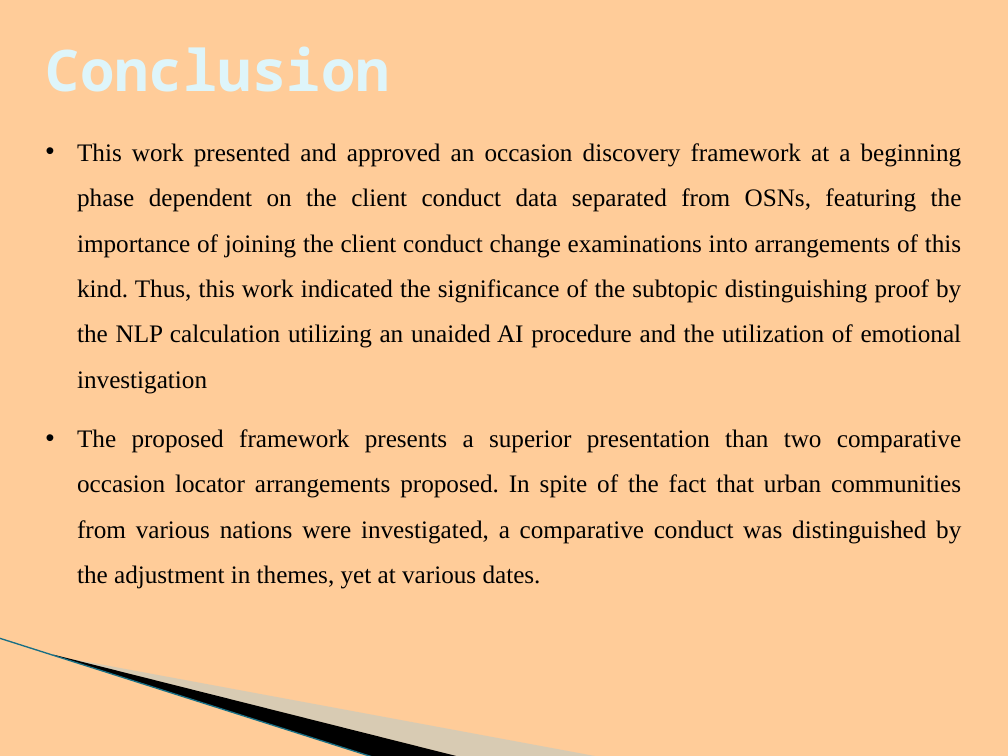
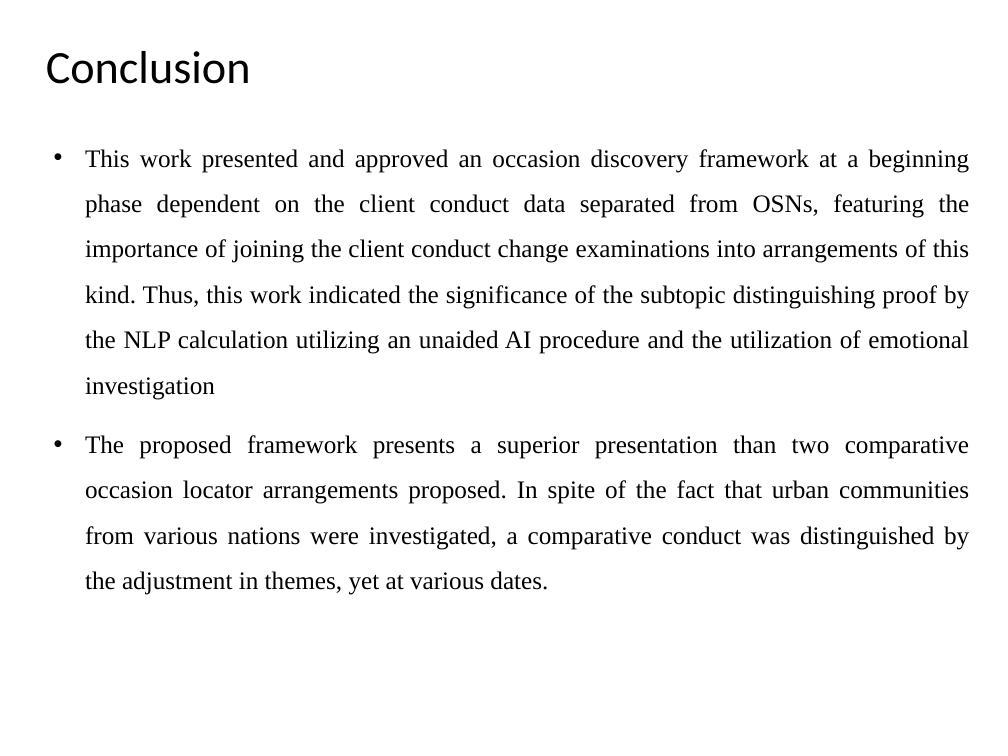
Before and after one commit to BHARGAVKR2000/Event-Detetion-System, a slide deck: slide 23 of project-E10.pptx (slide 25 before the commit). Drawn at 1008x756 pixels with LibreOffice and Linux fonts; fonts in the diff are those of the drawing; background and template pictures are left out. Boxes give left, top, right and bottom in pixels: in the first picture for what was removed or moved away, otherwise in the second. Text is boxed around its words. In the diff, an @@ line names an element or a change of style, - is before the commit and + after.

```diff
--- a/project-E10.pptx
+++ b/project-E10.pptx
@@ background #FFCC99 to #FFFFFF @@
@@ title "Conclusion" at <box>46,51,251,84</box>: size 41 to 33 pt, font Noto Sans Mono to Calibri, text colour #DEF5FA to #000000, bold off; line spacing 1 to 0.9 @@
@@ text "This work presented and approved ...": place and size @@
-text "This work presented and approved ..." at <box>77,143,962,589</box>
+text "This work presented and approved ..." at <box>85,149,970,595</box>
@@ freeform shape removed at <box>79,551,498,711</box> @@
@@ freeform shape removed at <box>0,638,413,731</box> @@
@@ line removed from (0, 638) to (374, 756) @@
```
Also in this commit, not shown: 20 other slides changed, 4 slides added, 6 slides removed, 1 other file.
